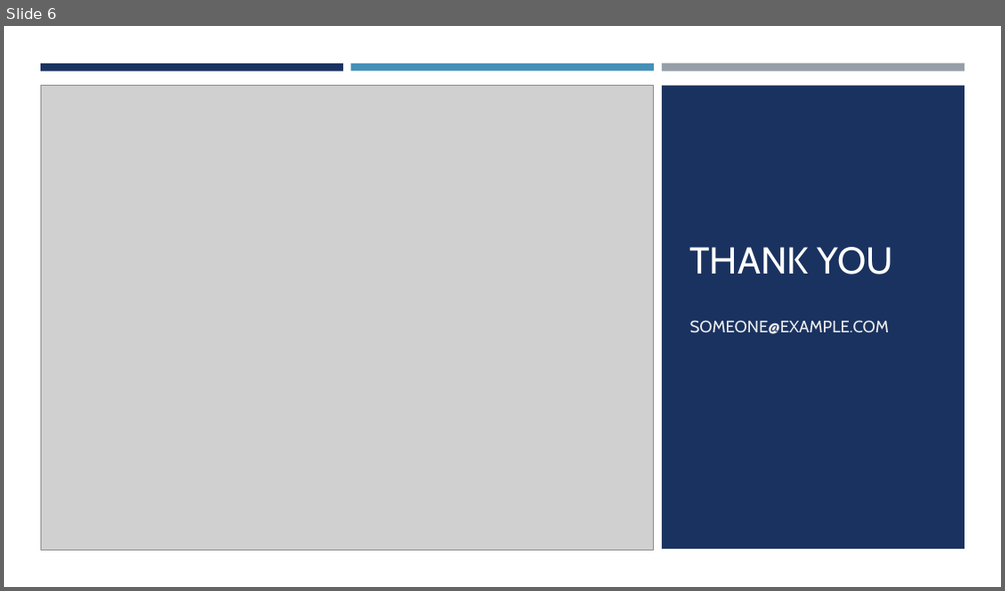
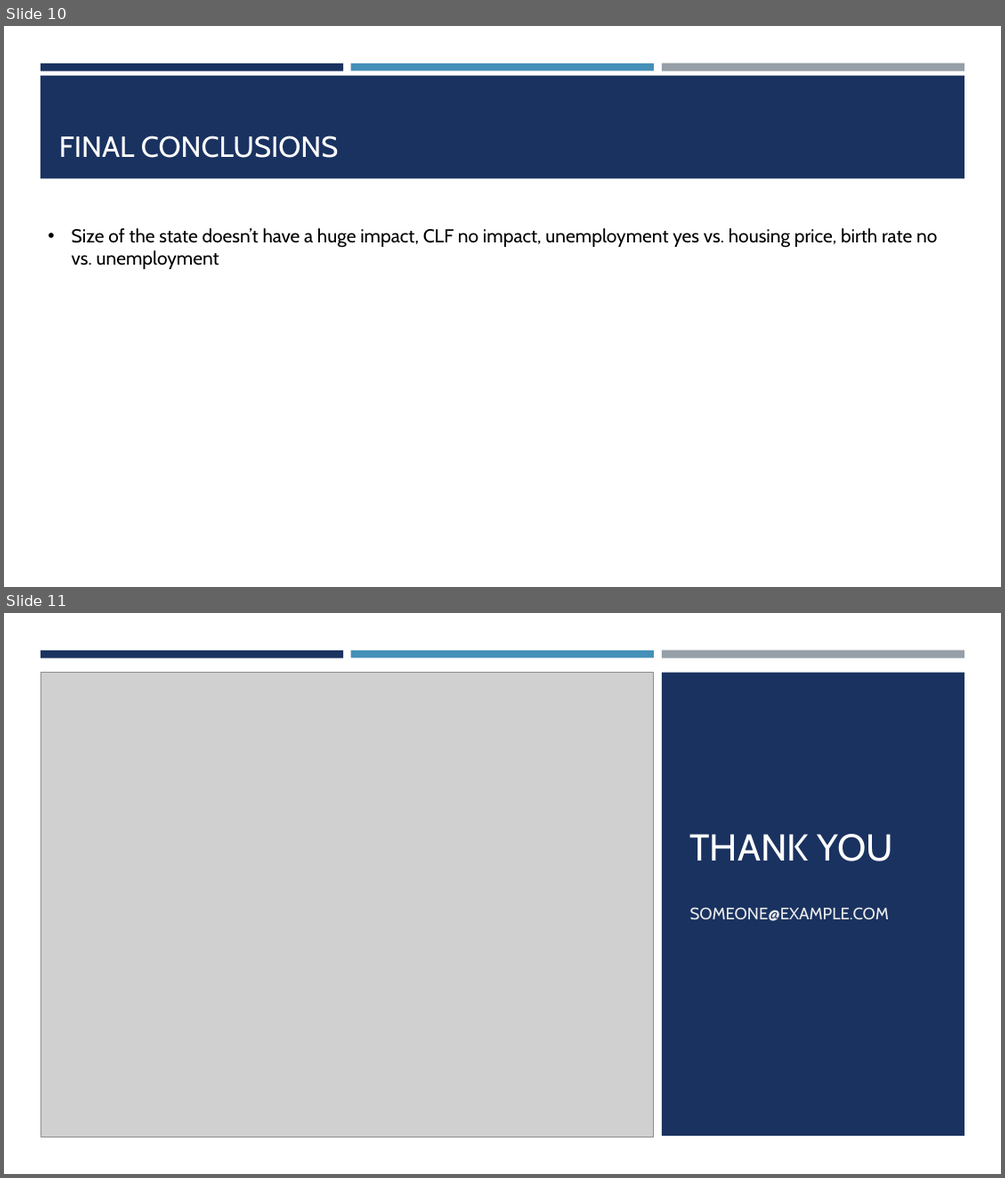
Before and after one commit to shawn-cavalieri/panic_at_the_desktop_project_1, a slide deck: Panic At The Desktop Project 1-.pptx. Shown one above the other, each under a label of ours: slide 6 before the commit, slides 10 and 11 after it. The pictures are 1005x591 and 1005x1178 pixels, drawn with LibreOffice and Linux fonts; fonts in the diff are those of the drawing; grey boxes stand for pictures. Boxes give left, top, right and bottom in pixels: in the first picture for what was removed or moved away, otherwise in the second. Text is boxed around its words. In the diff, an @@ line names an element or a change of style, - is before the commit and + after.

```diff
--- a/Panic At The Desktop Project 1-.pptx
+++ b/Panic At The Desktop Project 1-.pptx
@@ slide 10 added at (4,26,1001,587), background #FFFFFF @@
@@ rectangle added at (40,63,343,70), fill #1A3260 @@
@@ rectangle added at (40,75,965,178), fill #1A3260 @@
@@ rectangle added at (351,63,654,70), fill #4590B8 @@
@@ rectangle added at (662,63,964,71), fill #969FA7 @@
@@ title added at (59,135,339,158), 28 pt, text #FFFFFF @@
+FINAL CONCLUSIONS
@@ text added at (72,228,937,269), 18 pt, text #000000 @@
+• Size of the state doesn’t have a huge impact, CLF no impact, unemployment yes vs. housing price, birth rate no vs. unemployment
@@ what was slide 6 is now slide 11 @@
```
Also in this commit, not shown: 2 slides changed, 7 other slides added, 3 slides removed, 3 other files.
